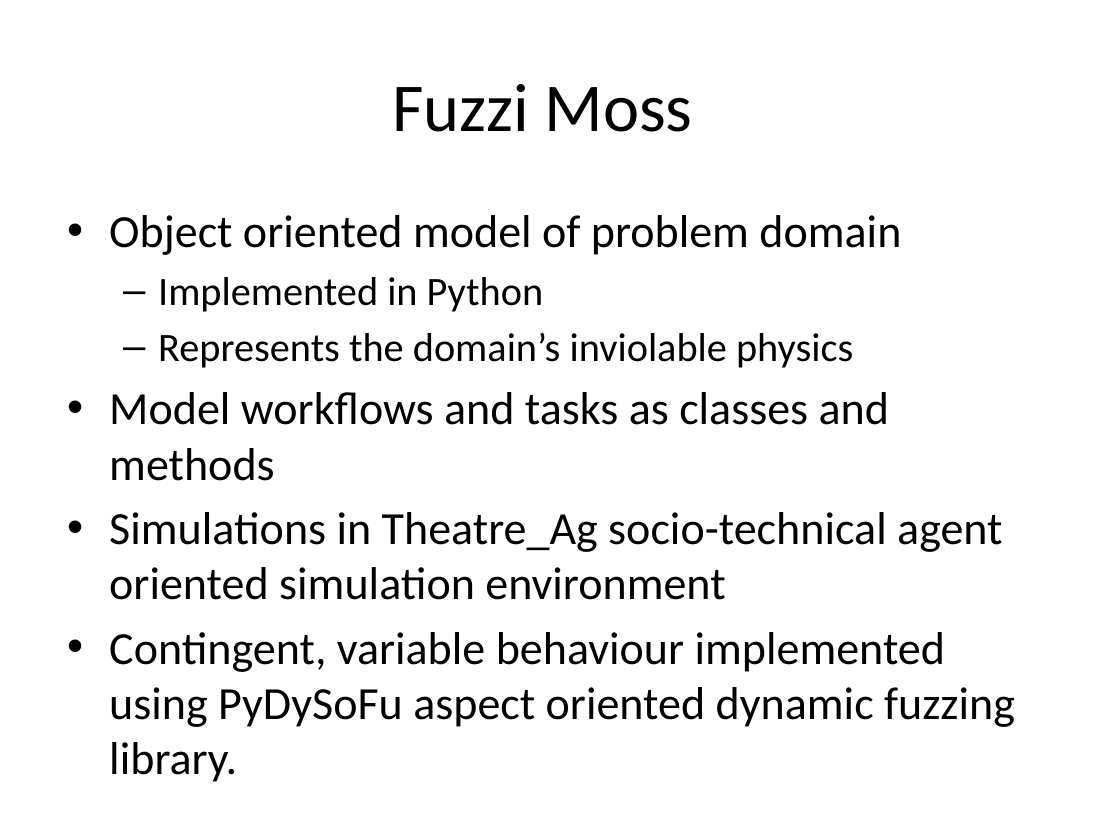
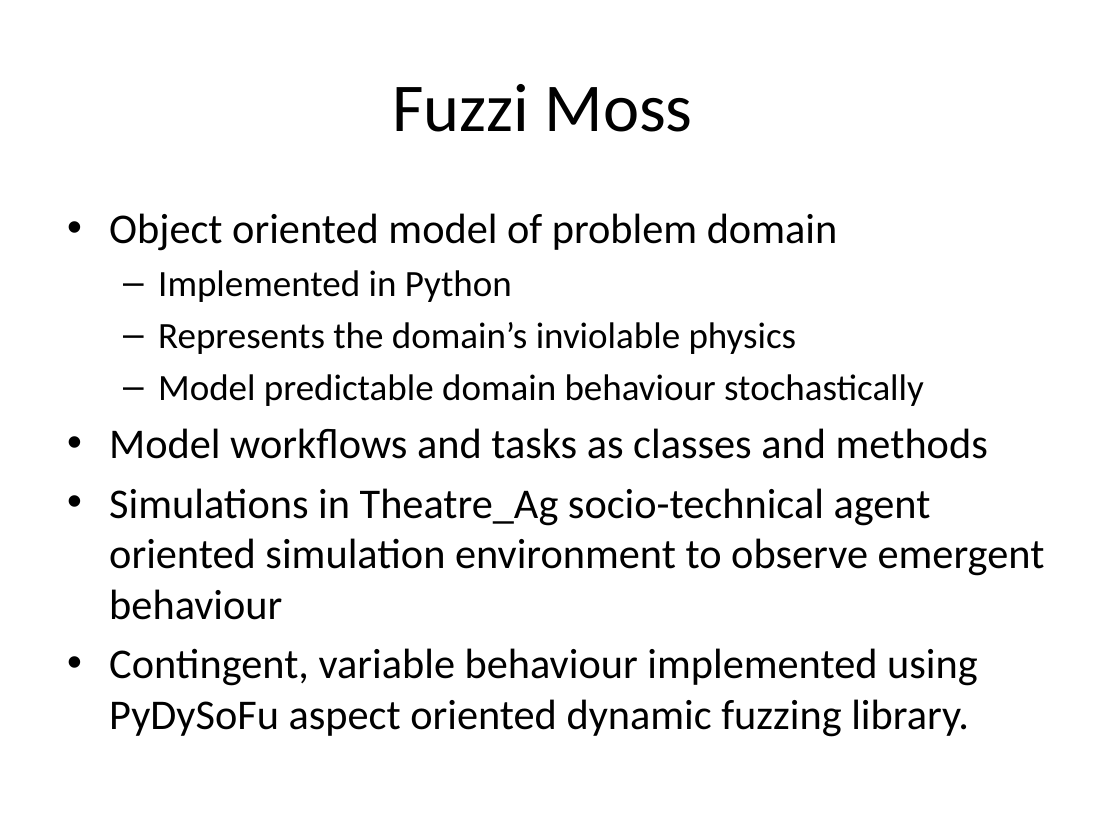
Before and after one commit to probablytom/fuzzi-moss-paper, a slide deck: slide 10 of Presentation.pptx (slide 7 before the commit). Drawn at 1120x840 pixels with LibreOffice and Linux fonts; fonts in the diff are those of the drawing. Boxes give left, top, right and bottom in pixels: in the first picture for what was removed or moved away, otherwise in the second. Text is boxed around its words. In the diff, an @@ line names an element or a change of style, - is before the commit and + after.

```diff
--- a/Presentation.pptx
+++ b/Presentation.pptx
@@ text at bbox=[109, 213, 988, 737]: size 29.6 to 27.2 pt in "Object oriented model of problem domain", "Model workflows and tasks as classes and ...", "Contingent, variable behaviour implemented using PyDySoFu as ..."; size 25.9 to 23.8 pt in "Implemented in Python", "Represents the domain’s inviolable physics" @@
@@ text at bbox=[158, 374, 924, 406]: paragraph added @@
+  – Model predictable domain behaviour stochastically
@@ text at bbox=[109, 488, 1045, 620]: text changed; size 29.6 to 27.2 pt @@
-• Simulations in Theatre_Ag socio-technical agent oriented simulation environment
+• Simulations in Theatre_Ag socio-technical agent oriented simulation environment to observe emergent behaviour
```
Also in this commit, not shown: 10 other slides changed, 6 slides added, 1 slide removed.
